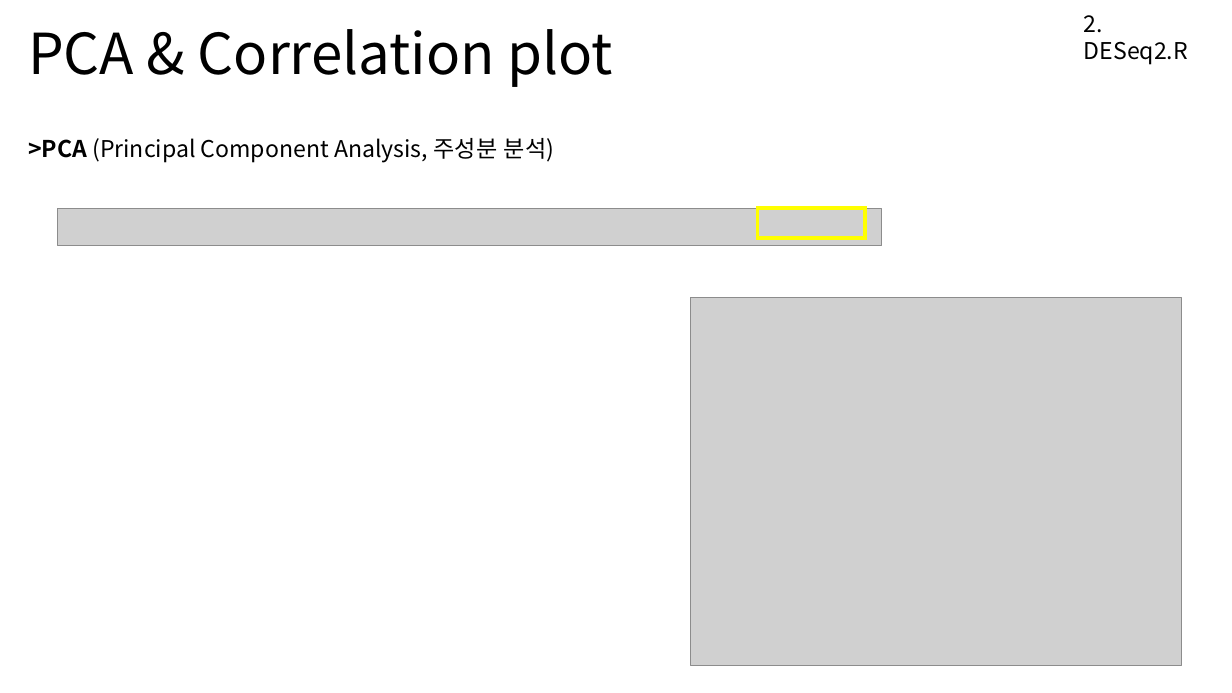
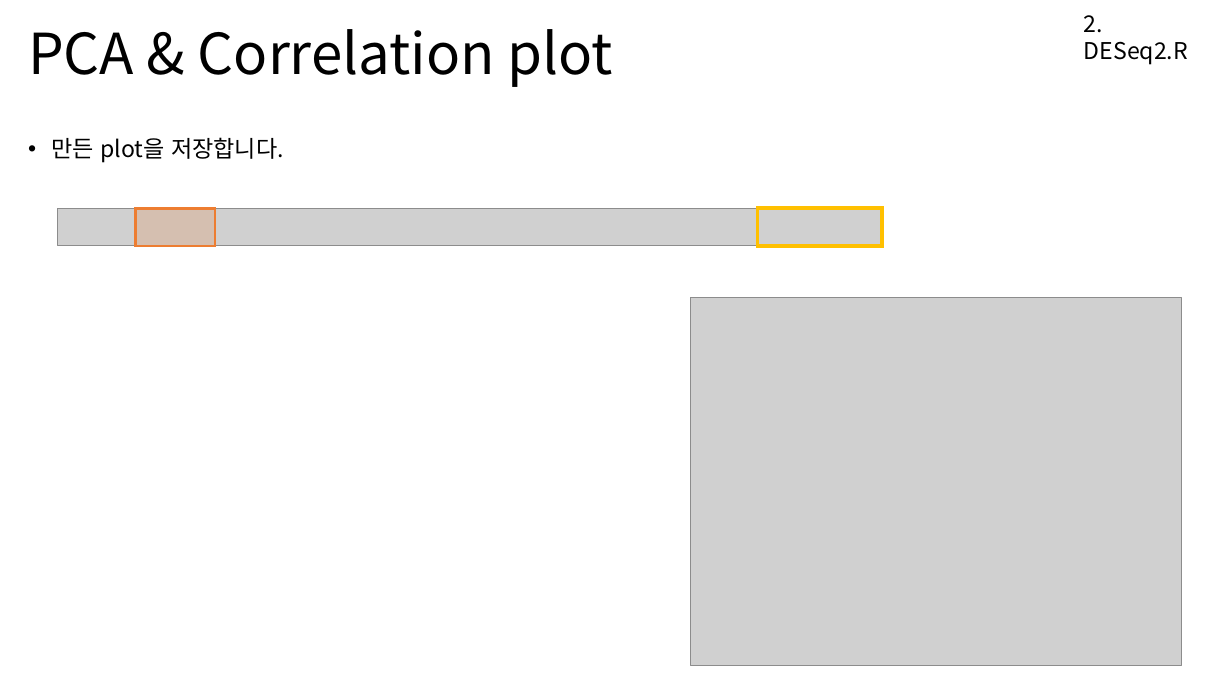
Before and after one commit to Khreat0205/Education_BulkRNAseq, a slide deck: slide 26 of Presentation/2. DESeq2 (수정).pptx (slide 25 before the commit). Drawn at 1232x693 pixels with LibreOffice and Linux fonts; fonts in the diff are those of the drawing; grey boxes stand for pictures. Boxes give left, top, right and bottom in pixels: in the first picture for what was removed or moved away, otherwise in the second. Text is boxed around its words. In the diff, an @@ line names an element or a change of style, - is before the commit and + after.

```diff
--- a/Presentation/2. DESeq2 (수정).pptx
+++ b/Presentation/2. DESeq2 (수정).pptx
@@ text at bbox=[51, 137, 284, 163]: text changed @@
->PCA (Principal Component Analysis, 주성분 분석)
+• 만든 plot을 저장합니다.
@@ rectangle added at bbox=[136, 209, 215, 247], fill #ED7D31 at 20% opacity, outline #ED7D31 2 pt @@
@@ rectangle: place and size @@
-rectangle at bbox=[758, 209, 866, 238]
+rectangle at bbox=[758, 209, 882, 247]
@@ rectangle at bbox=[758, 209, 882, 247]: outline #FFFF00 3 pt to #FFC000 3 pt @@
```
Also in this commit, not shown: 22 other slides changed, 21 slides added, 24 slides removed, 1 other file.
